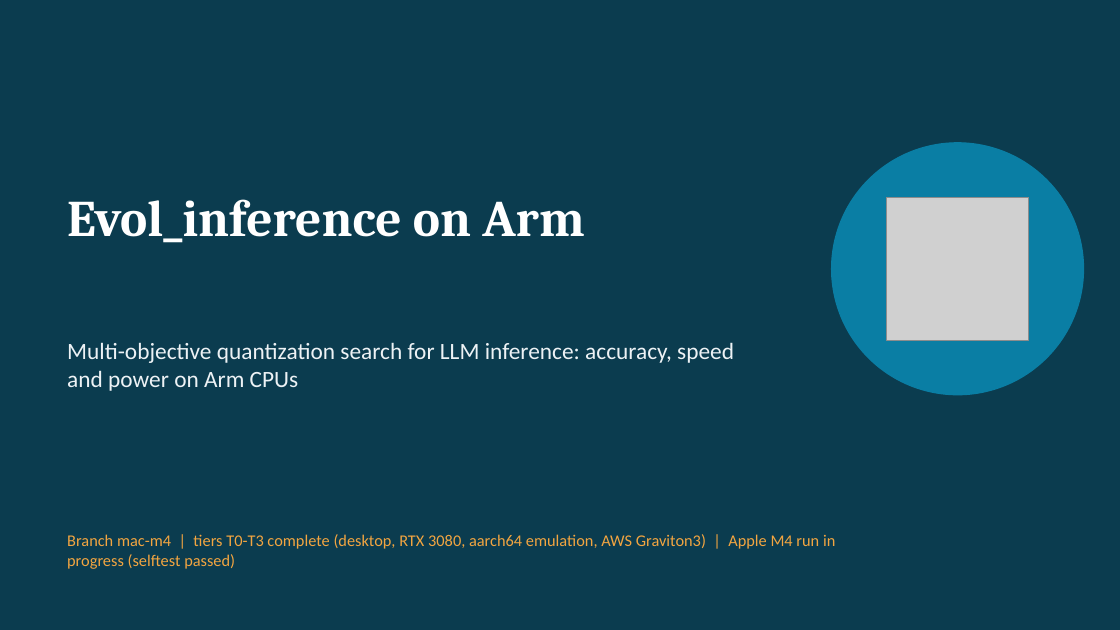
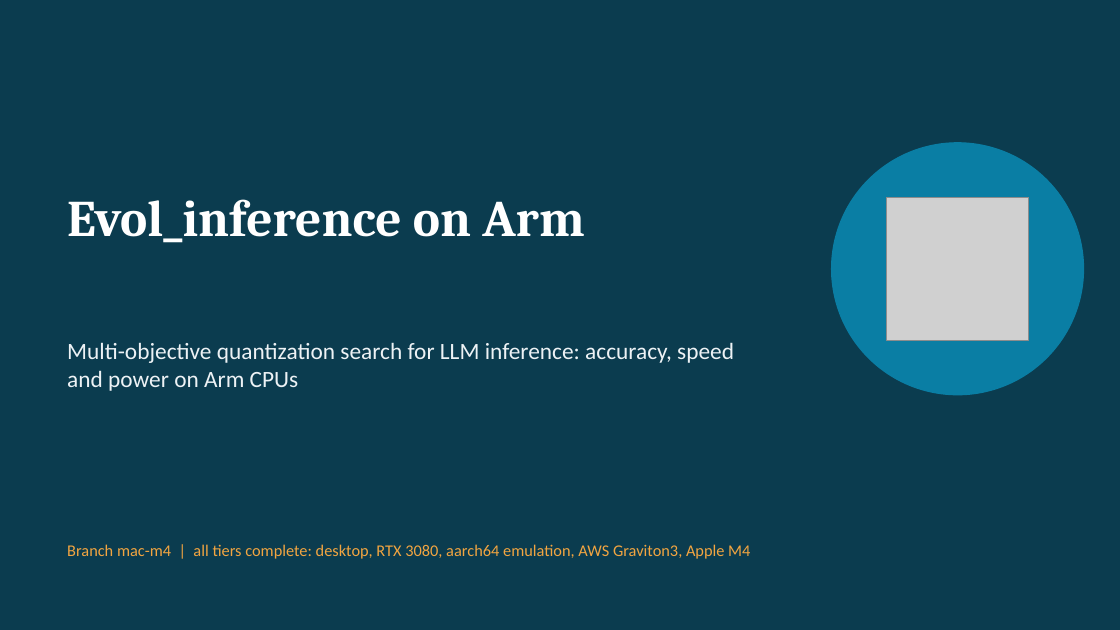
Before and after one commit to npwa/Evol_inference, a slide deck: slide 1 of presentation/Evol_inference_mac-m4.pptx. Drawn at 1120x630 pixels with LibreOffice and Linux fonts; fonts in the diff are those of the drawing; grey boxes stand for pictures. Boxes give left, top, right and bottom in pixels: in the first picture for what was removed or moved away, otherwise in the second. Text is boxed around its words. In the diff, an @@ line names an element or a change of style, - is before the commit and + after.

Commit message:
Record the Apple M4 results (plan section 24) and update the deck
- results: measured tables (8B: 256 genomes kai + 12 stock; Phi-3: 256 in both), analyses, queue files
- m4_analyze: --alphabet for restricted tables; skip the GA study when genomes are missing; queue passes the alphabet for Phi-3
- plan section 24, README_arm results, results manifest; deck: final 8B result, Phi-3 KleidiAI-vs-stock slide, closing slide

```diff
--- a/presentation/Evol_inference_mac-m4.pptx
+++ b/presentation/Evol_inference_mac-m4.pptx
@@ text at [67, 544, 750, 559]: text changed @@
-Branch mac-m4 | tiers T0-T3 complete (desktop, RTX 3080, aarch64 emulation, AWS Graviton3) | Apple M4 run in progress (selftest passed)
+Branch mac-m4 | all tiers complete: desktop, RTX 3080, aarch64 emulation, AWS Graviton3, Apple M4
```
Also in this commit, not shown: 3 other slides changed, 1 slide added, 18 other files.
